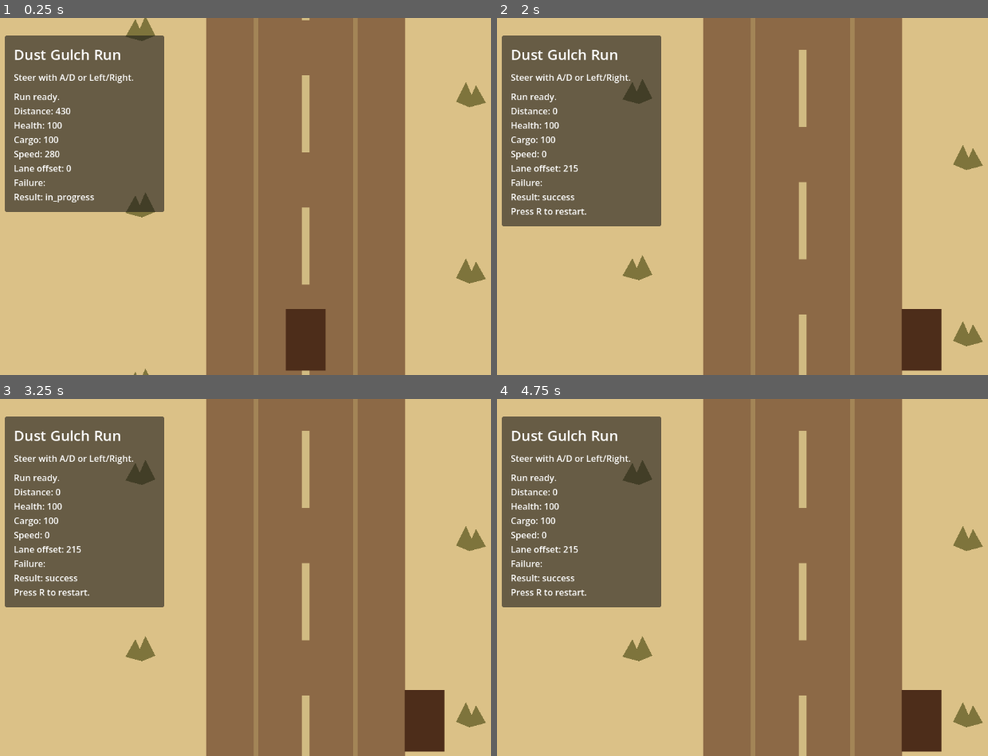
Above: before the commit, frames 1-4 (two rows, left to right).
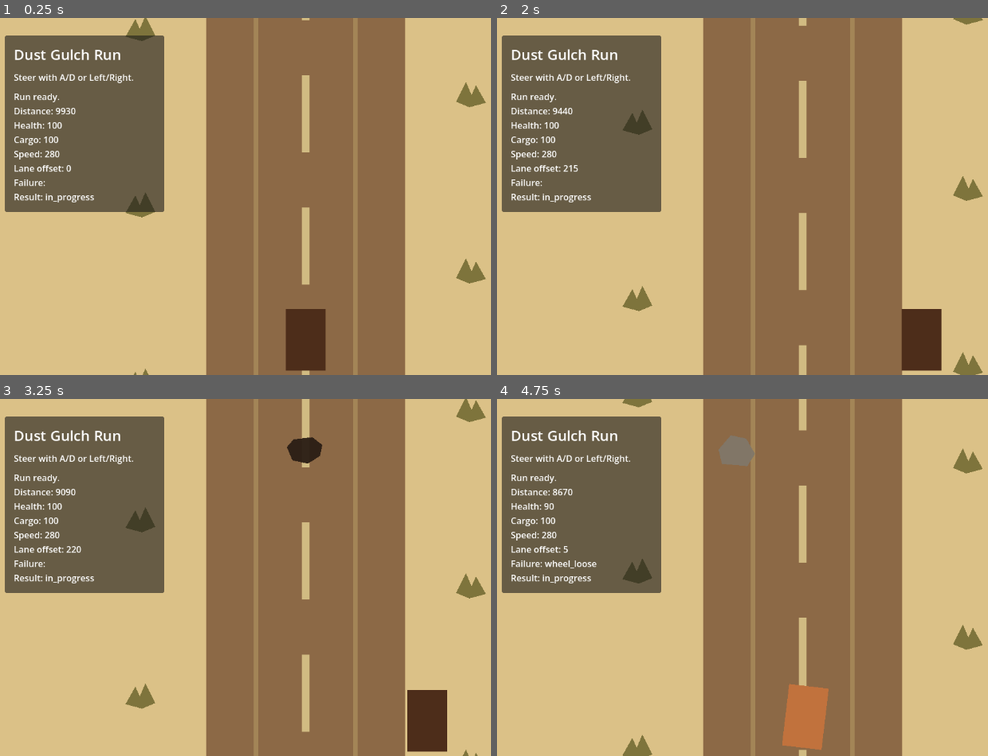
Above: after the commit, the same moments.

Repository: bbenefield89/The-Last-Delivery-to-Dust-Gulch
Game: Godot game, scene res://Scenes/AppRoot/AppRoot.tscn
Two runs of this game, one before a commit and one after it. Both use one fixed random seed, a clock stepped at 60 frames per second and the inputs below.
Inputs (mouse positions are in pixels of both pictures, inside the frame that each line leads up to):
- Up to frame 1 (0.25 s): no input
- Up to frame 2 (2 s): tap Enter at 0.5 s; move the mouse to (943, 178) at 0.52 s; hold D (steer_right) 0.53-1.25 s; hold Shift 0.53-1.25 s; click (943, 178) at 0.67 s; drag from (673, 214) to (771, 267) at 1.27 s
- Up to frame 3 (3.25 s): move the mouse to (368, 498) at 2.02 s; hold D (steer_right) 2.03-2.75 s; tap Ctrl at 2.1 s; drag from (274, 648) to (112, 523) at 2.77 s
- Up to frame 4 (4.75 s): move the mouse to (outside the picture) at 3.52 s; hold A (steer_left) 3.53-4.25 s; tap Delete at 3.6 s; drag from (609, 523) to (708, 488) at 4.27 s

The runs differ from the first frame. In frame 1, less than 0.1% of the frame differs, in the area x 11-16%, y 25-28%; in frame 2, 4.1%; in frame 3, 4.9%; in frame 4, 7.9%, in the area x 0-100%, y 0-100%.

Commit message:
feat(failures): add trigger rules

Diff:
--- a/Scenes/AppRoot/AppRoot.tscn
+++ b/Scenes/AppRoot/AppRoot.tscn
@@ -4,4 +4,4 @@
 
 [node name="AppRoot" type="Node" unique_id=563153013]
 script = ExtResource("1_ohg6a")
-starting_distance = 500.0
+starting_distance = 10000.0
--- a/Scenes/RunScene/run_scene.gd
+++ b/Scenes/RunScene/run_scene.gd
@@ -16,6 +16,8 @@
 const IMPACT_WOBBLE_DEGREES := 9.0
 const IMPACT_WOBBLE_FREQUENCY := 22.0
 const IMPACT_SHAKE_AMPLITUDE := 10.0
+const BAD_LUCK_INTERVAL_EARLY := 9.0
+const BAD_LUCK_INTERVAL_LATE := 4.5
 const SCROLL_LOOP_HEIGHT := 2880.0
 const CENTER_DASH_SPACING := 240.0
 const CENTER_DASH_SIZE := Vector2(14.0, 140.0)
@@ -33,6 +35,7 @@
 var _impact_wobble_remaining := 0.0
 var _impact_shake_remaining := 0.0
 var _impact_time := 0.0
+var _bad_luck_elapsed := 0.0
 
 @onready var _camera: Camera2D = %Camera
 @onready var _hazard_spawner: HazardSpawnerType = %HazardSpawner
@@ -80,6 +83,7 @@
 	_scroll_offset = fposmod(_scroll_offset + _run_state.current_speed * delta, SCROLL_LOOP_HEIGHT)
 	_hazard_spawner.advance(_run_state.current_speed * delta, _run_state.get_delivery_progress_ratio())
 	_apply_hazard_collisions()
+	_advance_failure_triggers(delta)
 	_check_for_loss()
 	_check_for_success()
 	_update_impact_feedback(delta)
@@ -143,8 +147,51 @@
 	for collision in collisions:
 		_run_state.wagon_health = max(0, _run_state.wagon_health - collision["damage"])
 		_run_state.last_hit_hazard = collision["type"]
+		_attempt_failure_trigger_from_collision(collision["type"])
 		_trigger_impact_feedback()
 		(collision["node"] as Node).queue_free()
+
+
+func _advance_failure_triggers(delta: float) -> void:
+	if _run_state == null:
+		return
+
+	_run_state.tick_failure(delta)
+	if _run_state.has_active_failure():
+		return
+
+	_bad_luck_elapsed += delta
+	if _bad_luck_elapsed < _get_bad_luck_interval():
+		return
+
+	_bad_luck_elapsed = 0.0
+	_run_state.start_failure(&"horse_panic", &"bad_luck")
+
+
+func _attempt_failure_trigger_from_collision(hazard_type: StringName) -> void:
+	if _run_state == null:
+		return
+	if _run_state.has_active_failure():
+		return
+
+	match hazard_type:
+		&"rock", &"pothole":
+			if _run_state.start_failure(&"wheel_loose", hazard_type):
+				_bad_luck_elapsed = 0.0
+		&"tumbleweed":
+			if _run_state.start_failure(&"horse_panic", hazard_type):
+				_bad_luck_elapsed = 0.0
+
+
+func _get_bad_luck_interval() -> float:
+	if _run_state == null:
+		return BAD_LUCK_INTERVAL_EARLY
+
+	return lerp(
+		BAD_LUCK_INTERVAL_EARLY,
+		BAD_LUCK_INTERVAL_LATE,
+		_run_state.get_delivery_progress_ratio()
+	)
 
 
 func _check_for_success() -> void:
--- a/Tests/Unit/test_run_scene.gd
+++ b/Tests/Unit/test_run_scene.gd
@@ -299,3 +299,61 @@
 	var status_label: Label = scene.get_node("%StatusLabel")
 	assert_string_contains(status_label.text, "Result: collapsed")
 	assert_string_contains(status_label.text, "Press R to restart.")
+
+
+func test_rock_collision_triggers_wheel_loose_failure() -> void:
+	var scene = RUN_SCENE.instantiate()
+	add_child_autofree(scene)
+	await wait_process_frames(1)
+
+	var state := RunStateType.new()
+	scene.setup(state)
+
+	scene._attempt_failure_trigger_from_collision(&"rock")
+
+	assert_eq(state.active_failure, &"wheel_loose")
+	assert_eq(state.current_failure.source_hazard, &"rock")
+
+
+func test_tumbleweed_collision_triggers_horse_panic_failure() -> void:
+	var scene = RUN_SCENE.instantiate()
+	add_child_autofree(scene)
+	await wait_process_frames(1)
+
+	var state := RunStateType.new()
+	scene.setup(state)
+
+	scene._attempt_failure_trigger_from_collision(&"tumbleweed")
+
+	assert_eq(state.active_failure, &"horse_panic")
+	assert_eq(state.current_failure.source_hazard, &"tumbleweed")
+
+
+func test_bad_luck_timer_triggers_failure_when_no_active_failure_exists() -> void:
+	var scene = RUN_SCENE.instantiate()
+	add_child_autofree(scene)
+	await wait_process_frames(1)
+
+	var state := RunStateType.new()
+	state.distance_remaining = RunStateType.DEFAULT_ROUTE_DISTANCE * 0.2
+	scene.setup(state)
+
+	scene._advance_failure_triggers(6.0)
+
+	assert_eq(state.active_failure, &"horse_panic")
+	assert_eq(state.current_failure.source_hazard, &"bad_luck")
+
+
+func test_bad_luck_timer_does_not_replace_existing_failure() -> void:
+	var scene = RUN_SCENE.instantiate()
+	add_child_autofree(scene)
+	await wait_process_frames(1)
+
+	var state := RunStateType.new()
+	state.start_failure(&"wheel_loose", &"rock")
+	scene.setup(state)
+
+	scene._advance_failure_triggers(10.0)
+
+	assert_eq(state.active_failure, &"wheel_loose")
+	assert_eq(state.current_failure.source_hazard, &"rock")
Not shown, added: Scripts/Failures/failure_state.gd.uid
Not shown, changed: kanban_tasks_data.kanban
